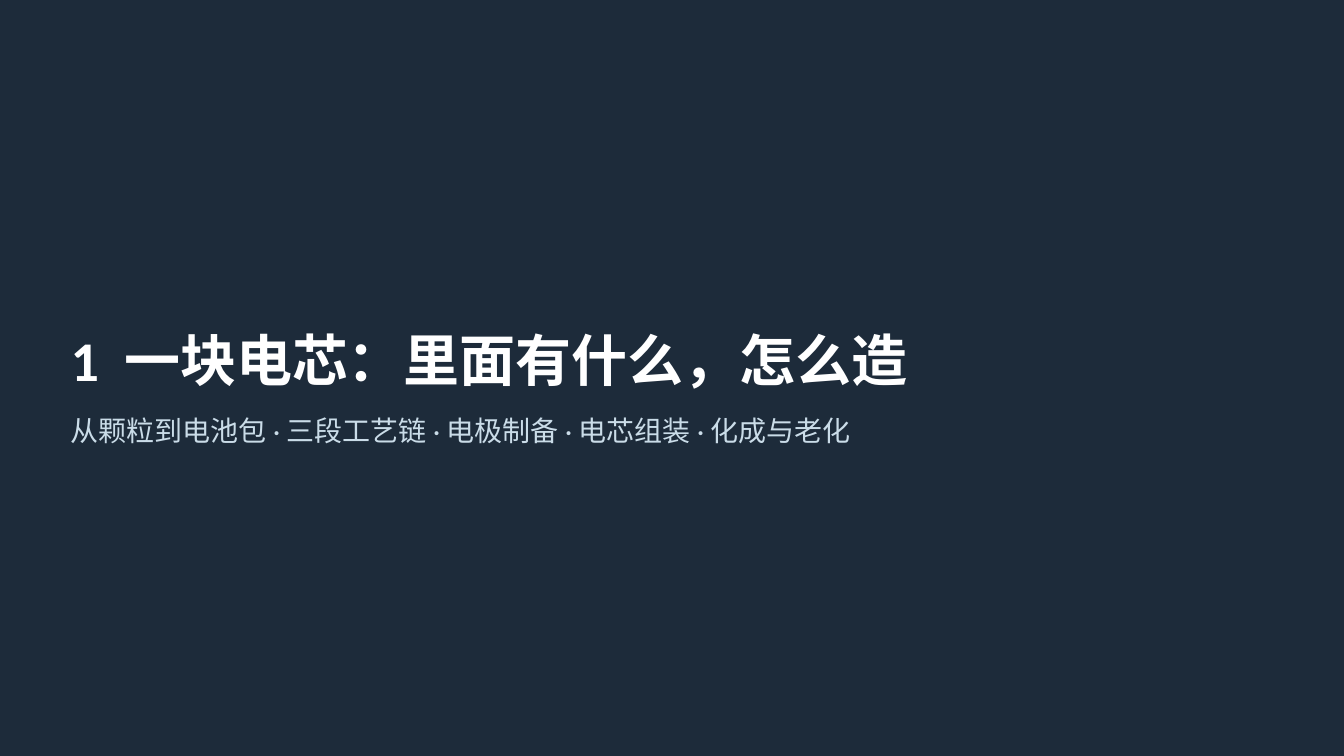
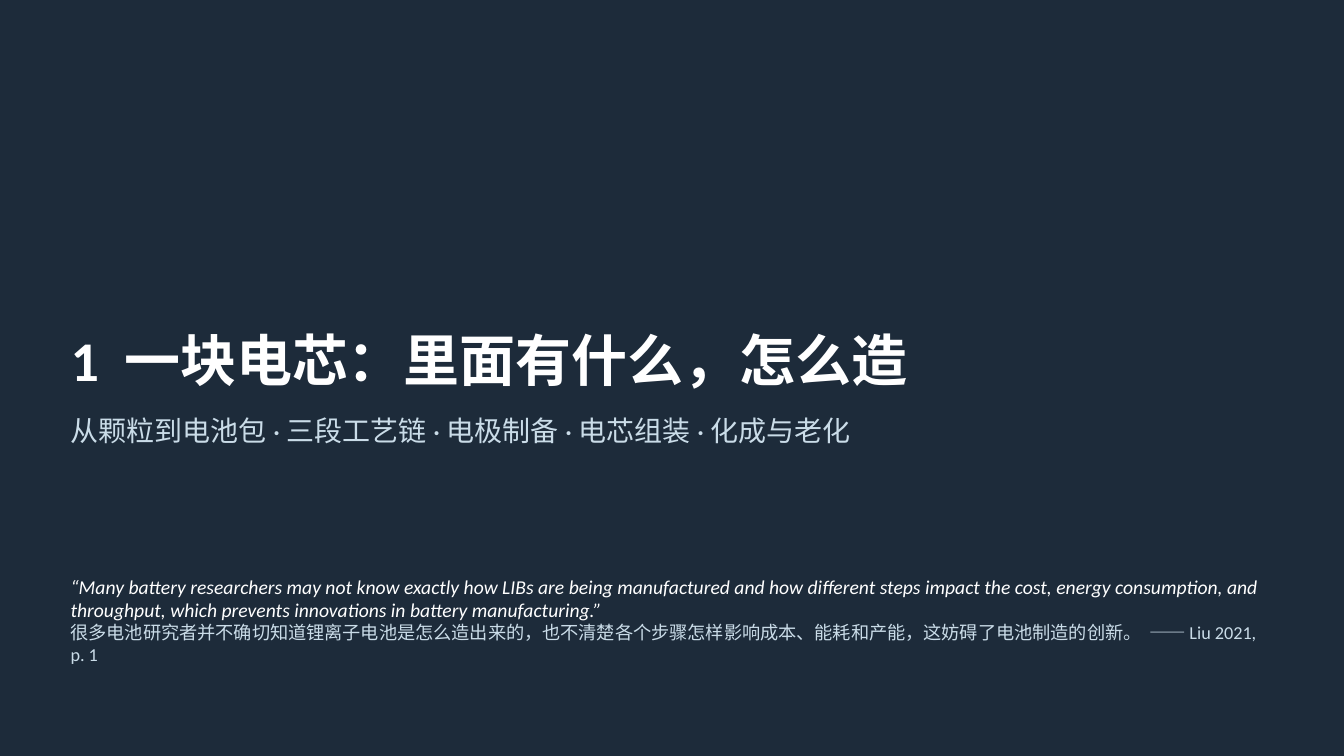
Before and after one commit to zhaoyuw44-lang/Trash, a slide deck: slide 5 of slides/decks/batmfg/batmfg_ch1.pptx. Drawn at 1344x756 pixels with LibreOffice and Linux fonts; fonts in the diff are those of the drawing. Boxes give left, top, right and bottom in pixels: in the first picture for what was removed or moved away, otherwise in the second. Text is boxed around its words. In the diff, an @@ line names an element or a change of style, - is before the commit and + after.

```diff
--- a/slides/decks/batmfg/batmfg_ch1.pptx
+++ b/slides/decks/batmfg/batmfg_ch1.pptx
@@ text added at box(71, 580, 1257, 664), 14 pt, text #FFFFFF, italic @@
+“Many battery researchers may not know exactly how LIBs are being manufactured and how different steps impact the cost, energy consumption, and throughput, which prevents innovations in battery manufacturing.”
+很多电池研究者并不确切知道锂离子电池是怎么造出来的，也不清楚各个步骤怎样影响成本、能耗和产能，这妨碍了电池制造的创新。 —— Liu 2021, p. 1
```
Also in this commit, not shown: 10 other slides changed, 7 other files.
